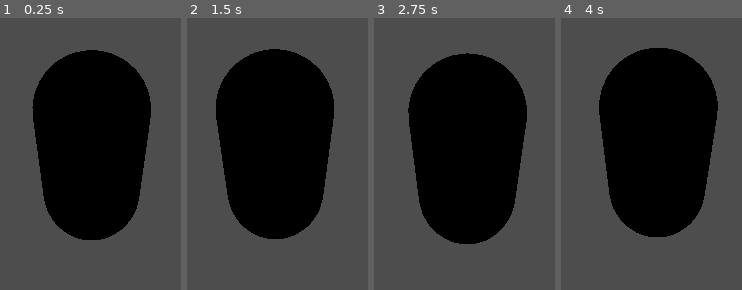
Above: before the commit, frames 1-4 (left to right).
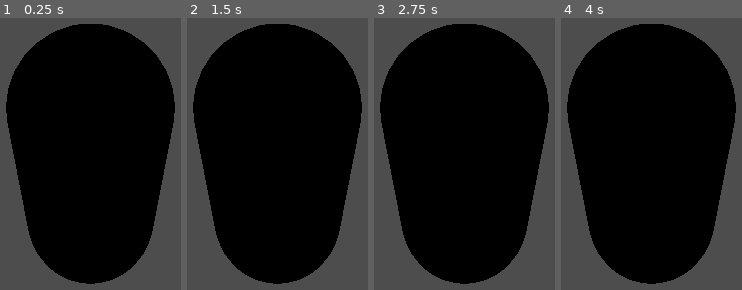
Above: after the commit, the same moments.

Repository: Snaflul/jdmgame2
Game: Godot game, scene res://character_body_3d.tscn
Two runs of this game, one before a commit and one after it. Both use one fixed random seed, a clock stepped at 60 frames per second and the inputs below.
Inputs (mouse positions are in pixels of both pictures, inside the frame that each line leads up to):
- Up to frame 1 (0.25 s): no input
- Up to frame 2 (1.5 s): tap Enter at 0.5 s; move the mouse to (320, 105) at 0.52 s; hold W (move_forward) from 0.53 s (still down); tap F (move_jump, bound only after the commit) at 0.6, 0.77, 1.07 s; tap Space (move_jump, bound only before the commit) at 0.8, 1.25, 1.35 s; move the mouse to (237, 107) at 1.27 s
- Up to frame 3 (2.75 s): keep holding W (move_forward); tap F (move_jump, bound only after the commit) at 1.52, 1.55, 1.82, 2.1 s; tap Enter at 2 s; move the mouse to (484, 99) at 2.02 s; tap Space (move_jump, bound only before the commit) at 2.3 s
- Up to frame 4 (4 s): keep holding W (move_forward); tap Space (move_jump, bound only before the commit) at 2.75, 2.85, 3.8 s; move the mouse to (640, 113) at 2.77 s; tap F (move_jump, bound only after the commit) at 3.02, 3.05, 3.32, 3.6, 3.77 s; tap Enter at 3.5 s; move the mouse to (711, 113) at 3.52 s

The runs differ from the first frame. In frame 1, 33% of the frame differs, in the area x 3-97%, y 2-98%; in frame 2, 33%; in frame 3, 33%; in frame 4, 33%.

Commit message:
trying stuff

Diff:
--- a/character_body_3d.gd
+++ b/character_body_3d.gd
@@ -1,47 +1,95 @@
 extends CharacterBody3D
 
 const SPEED = 20
-const JUMP_VELOCITY = 20
+const JUMP_VELOCITY = 5
+const ACCELERATION = 10
+const AIR_CONTROL = 0.3
 const SENSITIVITY = .001
-#Get the gravity from the project settings to be synced with RigidBody nodes.
+const DODGE_SPEED = 16      # Reduced speed for a snappy dodge
+const DODGE_TIME = 0.18     # Shorter duration
+const DODGE_COOLDOWN = 0.5
+
 var gravity = ProjectSettings.get_setting("physics/3d/default_gravity")
 @onready var head = $Head
 @onready var camera = $Head/Camera3D
+@onready var mesh = $MeshInstance3D # Change if your model node has a different name
+
+var rotating_camera := false
+var dodge_timer := 0.0
+var dodge_cooldown := 0.0
+var dodge_direction := Vector3.ZERO
+var is_dodging := false
 
 func _ready():
 	Input.set_mouse_mode(Input.MOUSE_MODE_CAPTURED)
 
 func _unhandled_input(event):
-	if event is InputEventMouseMotion:
+	if event is InputEventMouseButton:
+		if event.button_index == 2:
+			rotating_camera = event.pressed
+
+	if event is InputEventMouseMotion and rotating_camera:
 		head.rotate_y(-event.relative.x * SENSITIVITY)
 		camera.rotate_x(-event.relative.y * SENSITIVITY)
 		camera.rotation.x = clamp(camera.rotation.x, deg_to_rad(-40), deg_to_rad(60))
 
 func _physics_process(delta):
-	# Add the gravity.
-	if not is_on_floor():
-		velocity.y -= gravity * delta
+	# Update timers
+	if is_dodging:
+		dodge_timer -= delta
+		if dodge_timer <= 0.0:
+			is_dodging = false
+			dodge_cooldown = DODGE_COOLDOWN
+			# Stop the dodge, allow mesh to fully rotate to movement direction
+	elif dodge_cooldown > 0.0:
+		dodge_cooldown -= delta
 
-	# Handle jump.
-	if Input.is_action_just_pressed("move_jump"):
-		velocity.y = JUMP_VELOCITY
+	# Dodge input
+	if Input.is_action_just_pressed("dodge") and is_on_floor() and not is_dodging and dodge_cooldown <= 0.0:
+		var input_dir = Input.get_vector("move_left", "move_right", "move_back", "move_forward")
+		var forward_dir = -camera.global_transform.basis.z
+		var right_dir = camera.global_transform.basis.x
+		dodge_direction = (forward_dir * input_dir.y + right_dir * input_dir.x).normalized()
+		if dodge_direction == Vector3.ZERO:
+			dodge_direction = -camera.global_transform.basis.z.normalized() # Default forward
+		dodge_timer = DODGE_TIME
+		is_dodging = true
 
-	# Get the input direction and handle the movement/deceleration.
-	# As good practice, you should replace UI actions with custom gameplay actions.
-	var input_dir = Input.get_vector("move_left", "move_right", "move_back", "move_forward")
+		# Rotate mesh to face dodge direction (Y axis only)
+		if mesh:
+			var target_yaw = atan2(dodge_direction.x, dodge_direction.z)
+			mesh.rotation.y = lerp_angle(mesh.rotation.y, target_yaw, 0.5)
 
-#Calculate the forward and right directions based on the camera orientation.
-	var forward_dir = -camera.global_transform.basis.z
-	var right_dir = camera.global_transform.basis.x
+	# Movement
+	if is_dodging:
+		velocity.x = dodge_direction.x * DODGE_SPEED
+		velocity.z = dodge_direction.z * DODGE_SPEED
+		velocity.y = 0 # Optional: keep on ground
+		# Snap model rotation to dodge direction
+		if mesh:
+			var target_yaw = atan2(dodge_direction.x, dodge_direction.z)
+			mesh.rotation.y = lerp_angle(mesh.rotation.y, target_yaw, 0.35)
+	else:
+		if not is_on_floor():
+			velocity.y -= gravity * delta
 
-#Calculate the direction the player should move.
-	var direction = (forward_dir * input_dir.y + right_dir * input_dir.x).normalized()
+		if Input.is_action_just_pressed("move_jump") and is_on_floor():
+			velocity.y = JUMP_VELOCITY
 
-	if direction:
-		velocity.x = direction.x * SPEED
-		velocity.z = direction.z * SPEED
-	else:
-		velocity.x = move_toward(velocity.x, 0, SPEED)
-		velocity.z = move_toward(velocity.z, 0, SPEED)
+		var input_dir = Input.get_vector("move_left", "move_right", "move_back", "move_forward")
+		var forward_dir = -camera.global_transform.basis.z
+		var right_dir = camera.global_transform.basis.x
+		var direction = (forward_dir * input_dir.y + right_dir * input_dir.x).normalized()
+
+		var accel = ACCELERATION if is_on_floor() else ACCELERATION * AIR_CONTROL
+		var target_vel = direction * SPEED
+
+		velocity.x = move_toward(velocity.x, target_vel.x, accel * delta)
+		velocity.z = move_toward(velocity.z, target_vel.z, accel * delta)
+
+		# Face mesh in movement direction if moving and not dodging
+		if mesh and direction != Vector3.ZERO:
+			var target_yaw = atan2(direction.x, direction.z)
+			mesh.rotation.y = lerp_angle(mesh.rotation.y, target_yaw, 0.12)
 
 	move_and_slide()
--- a/character_body_3d.tscn
+++ b/character_body_3d.tscn
@@ -10,14 +10,12 @@
 script = ExtResource("1_iwpo4")
 
 [node name="MeshInstance3D" type="MeshInstance3D" parent="."]
-transform = Transform3D(1, 0, 0, 0, 1, 0, 0, 0, 1, 0, 1.06012, 0.542129)
 mesh = SubResource("CapsuleMesh_bu0v1")
 
 [node name="CollisionShape3D" type="CollisionShape3D" parent="."]
-transform = Transform3D(1, 0, 0, 0, 1, 0, 0, 0, 1, 0, 1.05715, 0.537269)
 shape = SubResource("CapsuleShape3D_iwpo4")
 
 [node name="Head" type="Node3D" parent="."]
 
 [node name="Camera3D" type="Camera3D" parent="Head"]
-transform = Transform3D(1, 0, 0, 0, 0.83011, 0.5576, 0, -0.5576, 0.83011, -0.0104585, 2.98082, 2.61234)
+transform = Transform3D(1, 0, 0, 0, 0.834598, 0.55086, 0, -0.55086, 0.834598, 0, 1.5, 1.5)
--- a/project.godot
+++ b/project.godot
@@ -43,6 +43,11 @@
 }
 move_jump={
 "deadzone": 0.2,
+"events": [Object(InputEventKey,"resource_local_to_scene":false,"resource_name":"","device":-1,"window_id":0,"alt_pressed":false,"shift_pressed":false,"ctrl_pressed":false,"meta_pressed":false,"pressed":false,"keycode":0,"physical_keycode":70,"key_label":0,"unicode":102,"location":0,"echo":false,"script":null)
+]
+}
+dodge={
+"deadzone": 0.2,
 "events": [Object(InputEventKey,"resource_local_to_scene":false,"resource_name":"","device":-1,"window_id":0,"alt_press …(191 unchanged characters)…
 ]
 }
